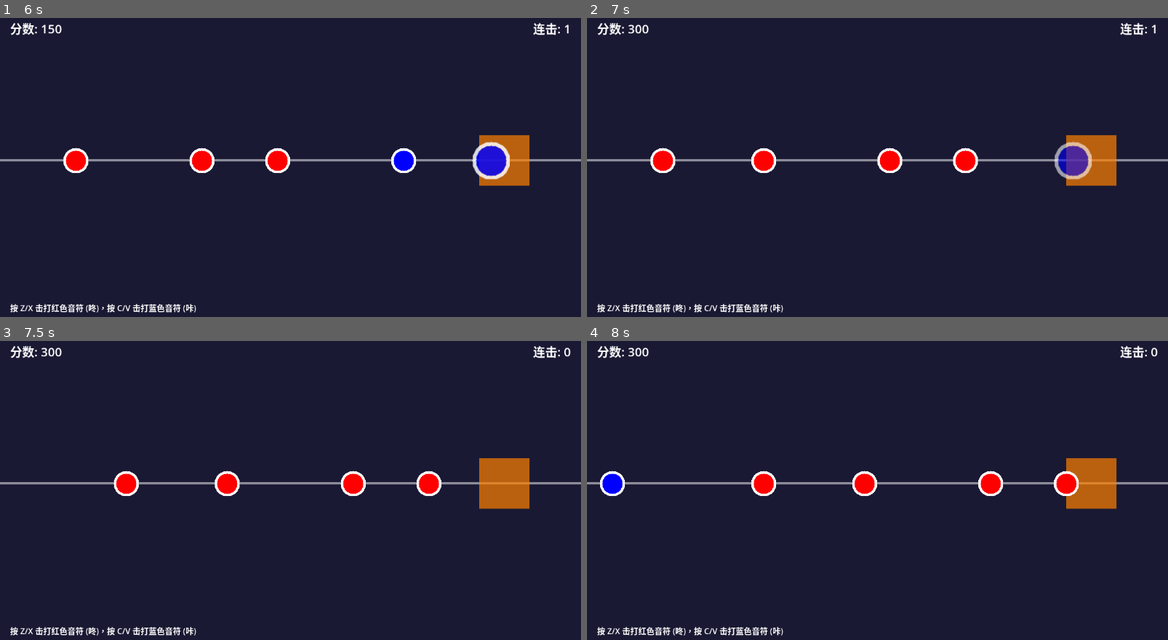
Above: before the commit, frames 1-4 (two rows, left to right).
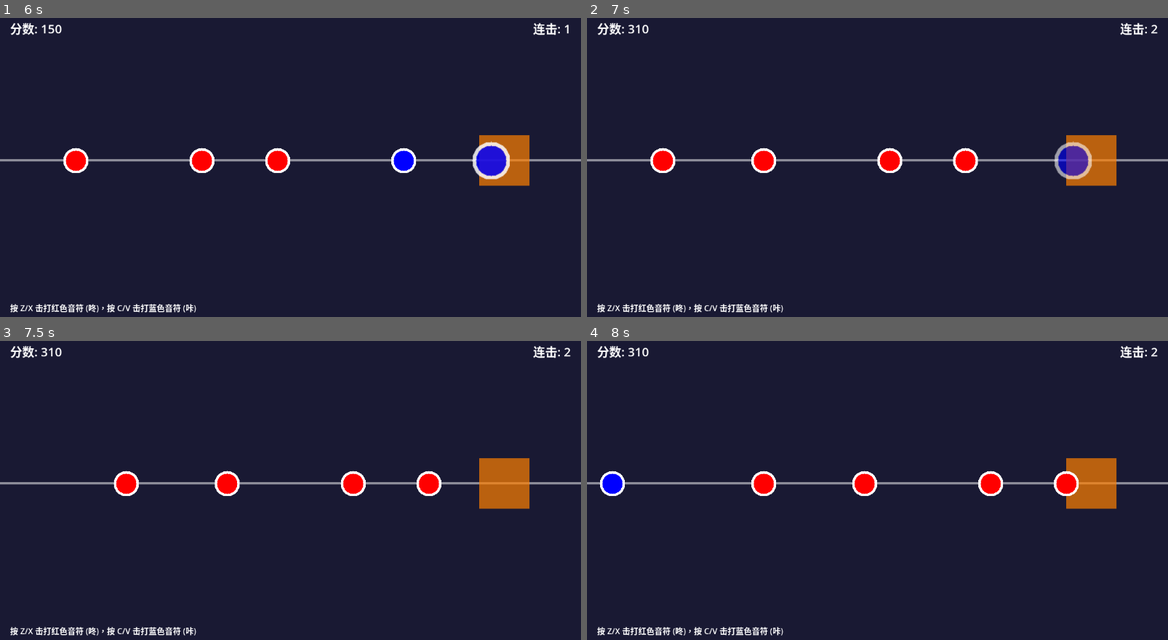
Above: after the commit, the same moments.

Repository: lemonhall/drum
Game: Godot game, scene res://scenes/GameMain.tscn
Same seed, same stepped clock (60 frames per second), same inputs: the game is played once before the commit and once after it.
Inputs:
- Up to frame 1 (6 s): tap Enter at 0.5 s; hold Z (drum_don) 0.53-1.28 s; tap C (drum_ka) at 0.8, 1.35, 3.8, 4.35 s; tap X at 1.55, 2.1, 4.55, 5.1 s; tap V at 2.3, 2.85, 5.3, 5.85 s; tap Z (drum_don) at 3.05 s; hold Z (drum_don) 3.53-4.28 s
- Up to frame 2 (7 s): tap Z (drum_don) at 6.05 s; hold Z (drum_don) from 6.53 s (still down); tap C (drum_ka) at 6.8 s
- Up to frame 3 (7.5 s): release Z (drum_don) at 7.28 s; tap C (drum_ka) at 7.35 s
- Up to frame 4 (8 s): tap X at 7.55 s

Frame 1 is identical in both runs. In frame 2, less than 0.1% of the frame differs, in the area x 8-99%, y 2-6%; in frame 3, less than 0.1%; in frame 4, less than 0.1%.

Commit message:
可以开始打鼓了，分出来了三个声道来管理

Diff:
--- a/scenes/GameMain.tscn
+++ b/scenes/GameMain.tscn
@@ -79,4 +79,6 @@
 
 [node name="BGMPlayer" type="AudioStreamPlayer" parent="AudioManager"]
 
-[node name="SFXPlayer" type="AudioStreamPlayer" parent="AudioManager"]
+[node name="DrumPlayer" type="AudioStreamPlayer" parent="AudioManager"]
+
+[node name="FeedbackPlayer" type="AudioStreamPlayer" parent="AudioManager"]
--- a/scripts/AudioManager.gd
+++ b/scripts/AudioManager.gd
@@ -1,8 +1,9 @@
 extends Node
 
 # 音频播放器引用
-@onready var bgm_player = $BGMPlayer
-@onready var sfx_player = $SFXPlayer
+@onready var bgm_player = $BGMPlayer           # 背景音乐播放器
+@onready var drum_player = $DrumPlayer         # 鼓声播放器 (don/ka)
+@onready var feedback_player = $FeedbackPlayer # 反馈音效播放器 (perfect/miss)
 
 # 音效类型
 enum SFXType {
@@ -12,82 +13,156 @@
 	PERFECT
 }
 
+# 音效文件路径配置
+var audio_files = {
+	SFXType.DON_HIT: "res://audio/don_hit.wav",      # 红色音符击中音效
+	SFXType.KA_HIT: "res://audio/ka_hit.wav",        # 蓝色音符击中音效
+	SFXType.MISS: "res://audio/miss.wav",            # 错过音符音效
+	SFXType.PERFECT: "res://audio/perfect.wav"       # 完美击中音效
+}
+
+# 背景音乐文件路径
+var bgm_file = "res://audio/bgm.ogg"
+
+# 预加载的音效
+var loaded_sounds = {}
+
 func _ready():
+	print("AudioManager 初始化中...")
 	# 设置音频播放器
 	setup_audio_players()
+	# 预加载音效
+	preload_sounds()
+	print("AudioManager 初始化完成")
 
 func setup_audio_players():
 	# 设置背景音乐播放器
 	if bgm_player:
 		bgm_player.volume_db = -10.0
 		bgm_player.autoplay = false
+		print("BGM播放器设置完成")
 
-	# 设置音效播放器
-	if sfx_player:
-		sfx_player.volume_db = -5.0
+	# 设置鼓声播放器
+	if drum_player:
+		drum_player.volume_db = -3.0  # 鼓声稍微大一点
+		print("鼓声播放器设置完成")
+
+	# 设置反馈音效播放器
+	if feedback_player:
+		feedback_player.volume_db = -8.0  # 反馈音效稍微小一点
+		print("反馈音效播放器设置完成")
+
+func preload_sounds():
+	print("开始预加载音效文件...")
+	# 预加载所有音效文件
+	for sfx_type in audio_files:
+		var file_path = audio_files[sfx_type]
+		if ResourceLoader.exists(file_path):
+			var audio_stream = load(file_path)
+			loaded_sounds[sfx_type] = audio_stream
+			print("✅ 已加载音效: ", file_path)
+		else:
+			print("❌ 音效文件不存在: ", file_path)
+
+	# 加载背景音乐
+	if ResourceLoader.exists(bgm_file):
+		bgm_player.stream = load(bgm_file)
+		print("✅ 已加载背景音乐: ", bgm_file)
+	else:
+		print("❌ 背景音乐文件不存在: ", bgm_file)
+
+	print("音效预加载完成，已加载 ", loaded_sounds.size(), " 个音效文件")
 
 func play_sfx(sfx_type: SFXType):
-	# 根据音效类型播放不同的声音
-	# 这里可以加载不同的音频文件
+	print("收到播放音效请求: ", sfx_type)
+
+	# 根据音效类型选择合适的播放器
+	var player
 	match sfx_type:
-		SFXType.DON_HIT:
-			play_don_sound()
-		SFXType.KA_HIT:
-			play_ka_sound()
-		SFXType.MISS:
-			play_miss_sound()
-		SFXType.PERFECT:
-			play_perfect_sound()
+		SFXType.DON_HIT, SFXType.KA_HIT:
+			# 鼓声使用专门的鼓声播放器
+			player = drum_player
+		SFXType.MISS, SFXType.PERFECT:
+			# 反馈音效使用反馈播放器
+			player = feedback_player
 
-func play_don_sound():
-	# 播放咚的音效
-	# 这里可以加载实际的音频文件
-	if sfx_player:
-		# 创建简单的音调作为占位符
-		create_and_play_tone(200.0, 0.1)
+	if not player:
+		print("❌ 找不到合适的播放器")
+		return
 
-func play_ka_sound():
-	# 播放咔的音效
-	if sfx_player:
-		# 创建不同音调的音效
-		create_and_play_tone(400.0, 0.1)
+	# 播放预加载的音效
+	if sfx_type in loaded_sounds:
+		player.stream = loaded_sounds[sfx_type]
+		player.play()
+		print("✅ 播放音效: ", audio_files[sfx_type])
+	else:
+		# 如果没有音效文件，使用占位符音调
+		print("⚠️ 使用占位符音效: ", sfx_type)
+		match sfx_type:
+			SFXType.DON_HIT:
+				create_and_play_tone(200.0, 0.1, player)
+			SFXType.KA_HIT:
+				create_and_play_tone(400.0, 0.1, player)
+			SFXType.MISS:
+				create_and_play_tone(100.0, 0.2, player)
+			SFXType.PERFECT:
+				create_and_play_tone(600.0, 0.15, player)
 
-func play_miss_sound():
-	# 播放错过音效
-	if sfx_player:
-		create_and_play_tone(100.0, 0.2)
-
-func play_perfect_sound():
-	# 播放完美击中音效
-	if sfx_player:
-		create_and_play_tone(600.0, 0.15)
-
-func create_and_play_tone(frequency: float, duration: float):
+func create_and_play_tone(frequency: float, duration: float, player: AudioStreamPlayer):
 	# 创建简单的音调（占位符功能）
-	# 在实际项目中，你应该使用预录制的音频文件
+	# 这个函数在没有音频文件时作为备用
+	print("播放占位符音调: ", frequency, "Hz")
 	var audio_stream = AudioStreamGenerator.new()
 	audio_stream.mix_rate = 22050
 	audio_stream.buffer_length = duration
 
-	sfx_player.stream = audio_stream
-	sfx_player.play()
+	player.stream = audio_stream
+	player.play()
 
 func play_bgm():
 	# 播放背景音乐
 	if bgm_player and bgm_player.stream:
 		bgm_player.play()
+		print("🎵 开始播放背景音乐")
+	else:
+		print("❌ 没有背景音乐可播放")
 
 func stop_bgm():
 	# 停止背景音乐
 	if bgm_player:
 		bgm_player.stop()
+		print("⏹️ 停止背景音乐")
 
 func set_bgm_volume(volume: float):
 	# 设置背景音乐音量 (0.0 - 1.0)
 	if bgm_player:
 		bgm_player.volume_db = linear_to_db(volume)
 
-func set_sfx_volume(volume: float):
-	# 设置音效音量 (0.0 - 1.0)
-	if sfx_player:
-		sfx_player.volume_db = linear_to_db(volume)
+func set_drum_volume(volume: float):
+	# 设置鼓声音量 (0.0 - 1.0)
+	if drum_player:
+		drum_player.volume_db = linear_to_db(volume)
+
+func set_feedback_volume(volume: float):
+	# 设置反馈音效音量 (0.0 - 1.0)
+	if feedback_player:
+		feedback_player.volume_db = linear_to_db(volume)
+
+# 重新加载音效文件（用于运行时更新音效）
+func reload_sounds():
+	loaded_sounds.clear()
+	preload_sounds()
+
+# 便捷函数：播放鼓声
+func play_drum_sound(drum_type: String):
+	if drum_type == "DON":
+		play_sfx(SFXType.DON_HIT)
+	elif drum_type == "KA":
+		play_sfx(SFXType.KA_HIT)
+
+# 便捷函数：播放反馈音效
+func play_feedback(feedback_type: String):
+	if feedback_type == "PERFECT":
+		play_sfx(SFXType.PERFECT)
+	elif feedback_type == "MISS":
+		play_sfx(SFXType.MISS)
--- a/scripts/DrumController.gd
+++ b/scripts/DrumController.gd
@@ -9,46 +9,44 @@
 var good_window = 100.0    # 良好判定窗口（像素）
 var hit_zone_x = 1000.0    # 击打区域X坐标
 
-# 输入映射
-var don_keys = ["z", "x"]  # 红色音符按键
-var ka_keys = ["c", "v"]   # 蓝色音符按键
+# 音符类型常量
+const DON = 0
+const KA = 1
+
+# 获取AudioManager引用
+@onready var audio_manager = get_node("../AudioManager")
 
 func _ready():
-	# 设置输入映射
-	setup_input_map()
-
-func setup_input_map():
-	# 创建输入动作
-	if not InputMap.has_action("drum_don"):
-		InputMap.add_action("drum_don")
-		var event1 = InputEventKey.new()
-		event1.keycode = KEY_Z
-		InputMap.action_add_event("drum_don", event1)
-		var event2 = InputEventKey.new()
-		event2.keycode = KEY_X
-		InputMap.action_add_event("drum_don", event2)
-
-	if not InputMap.has_action("drum_ka"):
-		InputMap.add_action("drum_ka")
-		var event3 = InputEventKey.new()
-		event3.keycode = KEY_C
-		InputMap.action_add_event("drum_ka", event3)
-		var event4 = InputEventKey.new()
-		event4.keycode = KEY_V
-		InputMap.action_add_event("drum_ka", event4)
+	print("太鼓达人游戏已准备就绪！")
 
 func _input(event):
 	if event.is_action_pressed("drum_don"):
-		handle_drum_hit(Note.NoteType.DON)
+		print("按下DON按键")
+		# 立即播放DON音效
+		play_drum_sound("DON")
+		handle_drum_hit(DON)
 	elif event.is_action_pressed("drum_ka"):
-		handle_drum_hit(Note.NoteType.KA)
+		print("按下KA按键")
+		# 立即播放KA音效
+		play_drum_sound("KA")
+		handle_drum_hit(KA)
 
-func handle_drum_hit(input_type: Note.NoteType):
+func play_drum_sound(drum_type: String):
+	# 按键时立即播放对应的鼓声
+	print("尝试播放鼓声: ", drum_type)
+	if audio_manager:
+		audio_manager.play_drum_sound(drum_type)
+		print("播放", drum_type, "鼓声")
+	else:
+		print("AudioManager未找到!")
+
+func handle_drum_hit(input_type: int):
 	# 查找最近的匹配音符
 	var closest_note = find_closest_matching_note(input_type)
 
 	if closest_note:
 		var distance = closest_note.get_distance_to_hit_zone()
+		print("找到音符，距离: ", distance)
 
 		if distance <= good_window:
 			# 计算准确度
@@ -57,24 +55,34 @@
 			# 击中音符
 			closest_note.hit()
 
-			# 发送信号
-			var note_type_string = "DON" if input_type == Note.NoteType.DON else "KA"
+			# 发送信号（用于分数计算）
+			var note_type_string = "DON" if input_type == DON else "KA"
 			note_hit.emit(note_type_string, accuracy)
+			print("击中音符! 准确度: ", accuracy)
+
+			# 如果是完美击中，播放额外的完美音效
+			if accuracy >= 0.9 and audio_manager:
+				audio_manager.play_feedback("PERFECT")
+				print("完美击中!")
 		else:
-			# 未命中
+			# 音符距离太远，算作错过
+			print("音符距离太远，错过了")
 			note_missed.emit()
 	else:
-		# 没有找到匹配的音符
-		note_missed.emit()
+		# 没有找到匹配的音符，但这不算错过，只是没有音符可以击打
+		print("没有找到匹配的音符（这是正常的，不算错过）")
 
-func find_closest_matching_note(note_type: Note.NoteType) -> Note:
+func find_closest_matching_note(note_type: int) -> Note:
 	var notes = get_tree().get_nodes_in_group("notes")
 	var closest_note: Note = null
 	var closest_distance = INF
 
+	print("查找音符，场景中音符数量: ", notes.size())
+
 	for note in notes:
 		if note is Note and note.note_type == note_type and not note.is_hit:
 			var distance = note.get_distance_to_hit_zone()
+			print("音符类型: ", note.note_type, " 距离: ", distance)
 			if distance < closest_distance and distance <= good_window:
 				closest_distance = distance
 				closest_note = note
@@ -101,5 +109,6 @@
 		if note is Note and not note.is_hit:
 			# 如果音符已经超过击打区域太远，标记为错过
 			if note.position.x > hit_zone_x + good_window:
+				print("音符超出区域，自动错过")
 				note.queue_free()
 				note_missed.emit()
--- a/scripts/GameMain.gd
+++ b/scripts/GameMain.gd
@@ -42,8 +42,9 @@
 	# 开始生成音符
 	note_spawner.start_spawning()
 
-	# 播放背景音乐（如果有的话）
-	# audio_manager.play_bgm()
+	# 播放背景音乐
+	if audio_manager:
+		audio_manager.play_bgm()
 
 func _on_note_hit(note_type: String, timing_accuracy: float):
 	# 根据准确度计算分数
@@ -58,8 +59,7 @@
 
 	update_ui()
 
-	# 播放击鼓音效
-	play_drum_sound(note_type, timing_accuracy)
+	# 鼓声和完美音效已经在DrumController中播放了
 
 func _on_note_missed():
 	combo = 0
@@ -67,19 +67,7 @@
 
 	# 播放错过音效
 	if audio_manager:
-		audio_manager.play_sfx(audio_manager.SFXType.MISS)
-
-func play_drum_sound(note_type: String, accuracy: float):
-	if not audio_manager:
-		return
-
-	# 根据准确度选择音效
-	if accuracy >= 0.9:
-		audio_manager.play_sfx(audio_manager.SFXType.PERFECT)
-	elif note_type == "DON":
-		audio_manager.play_sfx(audio_manager.SFXType.DON_HIT)
-	elif note_type == "KA":
-		audio_manager.play_sfx(audio_manager.SFXType.KA_HIT)
+		audio_manager.play_feedback("MISS")
 
 func update_ui():
 	score_label.text = "分数: " + str(score)
--- a/scripts/NoteSpawner.gd
+++ b/scripts/NoteSpawner.gd
@@ -8,14 +8,18 @@
 var is_spawning = false
 var spawn_timer: Timer
 
+# 音符类型常量
+const DON = 0
+const KA = 1
+
 # 音符模式
 var note_patterns = [
-	[Note.NoteType.DON],
-	[Note.NoteType.KA],
-	[Note.NoteType.DON, Note.NoteType.DON],
-	[Note.NoteType.KA, Note.NoteType.KA],
-	[Note.NoteType.DON, Note.NoteType.KA],
-	[Note.NoteType.KA, Note.NoteType.DON],
+	[DON],
+	[KA],
+	[DON, DON],
+	[KA, KA],
+	[DON, KA],
+	[KA, DON],
 ]
 
 var current_pattern_index = 0
@@ -45,7 +49,7 @@
 	var note_instance = note_scene.instantiate()
 
 	# 设置音符类型（使用简单的随机模式）
-	var note_type = Note.NoteType.DON if randf() > 0.5 else Note.NoteType.KA
+	var note_type = DON if randf() > 0.5 else KA
 	note_instance.note_type = note_type
 
 	# 设置位置
Not shown, added: audio/don_hit.wav.import
Not shown, added: audio/ka_hit.wav.import
Not shown, added: audio/miss.wav.import
Not shown, changed: README.md
Not shown, added: audio/README.md
Not shown, added: audio/don_hit.wav
Not shown, added: audio/ka_hit.wav
Not shown, added: audio/miss.wav
